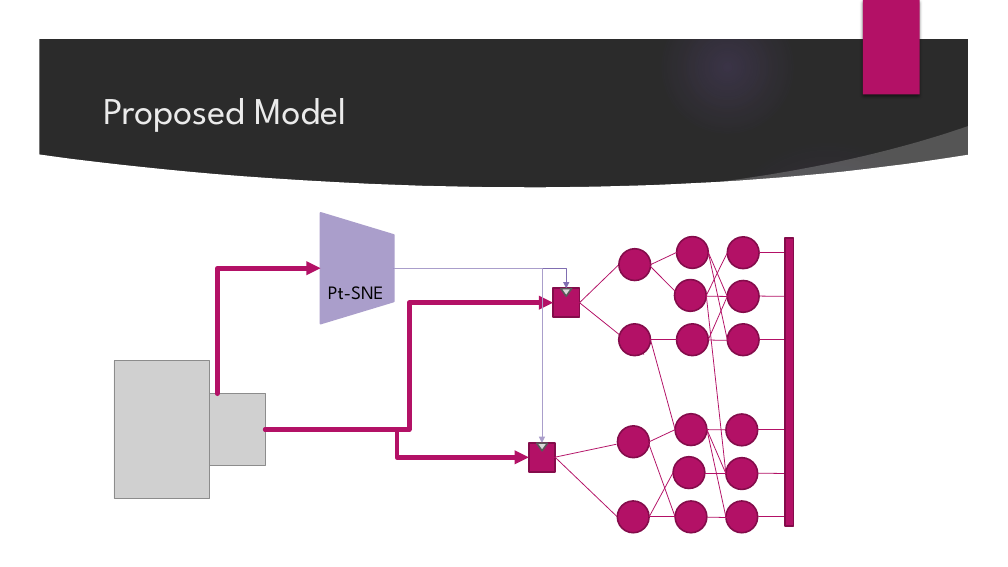
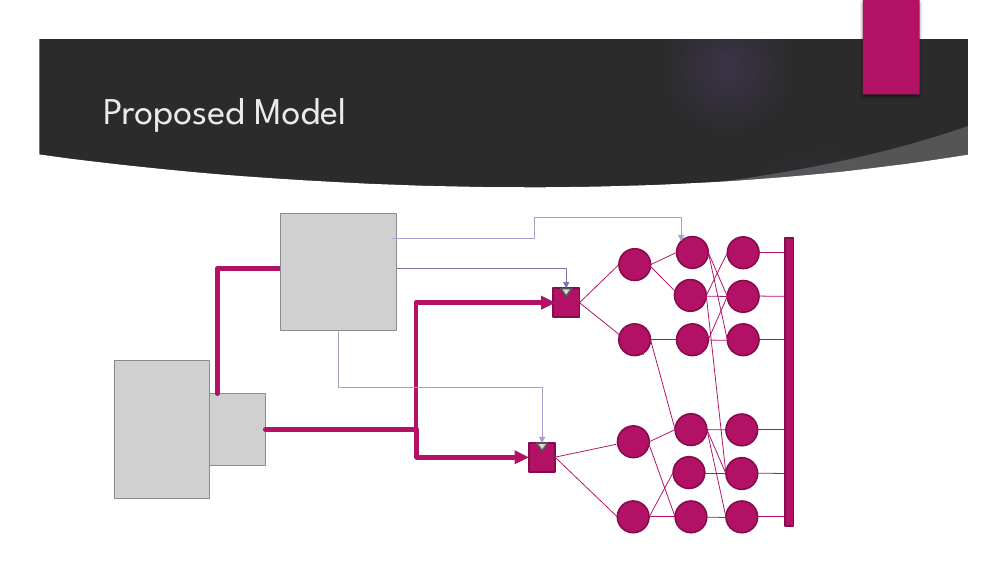
Before and after one commit to realdanielbyrne/tsneGatedMoE, a slide deck: slide 12 of PT-SNE Gated Mixture of Sparse Experts (PT-MoE).pptx (slide 13 before the commit). Drawn at 1008x567 pixels with LibreOffice and Linux fonts; fonts in the diff are those of the drawing; grey boxes stand for pictures; background and template pictures are left out; a plain dark background stands for a picture behind light text. Boxes give left, top, right and bottom in pixels: in the first picture for what was removed or moved away, otherwise in the second. Text is boxed around its words. In the diff, an @@ line names an element or a change of style, - is before the commit and + after.

```diff
--- a/PT-SNE Gated Mixture of Sparse Experts (PT-MoE).pptx
+++ b/PT-SNE Gated Mixture of Sparse Experts (PT-MoE).pptx
@@ picture added at <box>281,214,396,331</box> @@
@@ flow chart manual operation removed at <box>321,212,394,324</box> @@
@@ elbow arrow added from (393, 238) to (681, 241), #AA9ECB 0.75 pt @@
@@ text removed at <box>328,286,384,306</box> @@
-Pt-SNE
@@ elbow arrow (268, 430) - (555, 302): route changed @@
@@ elbow arrow moved from (394, 268) - (542, 443) to (338, 331) - (542, 443) @@
@@ elbow arrow (265, 430) - (529, 457): route changed @@
```
Also in this commit, not shown: 6 other slides changed, 2 slides added, 3 slides removed, 38 other files.
